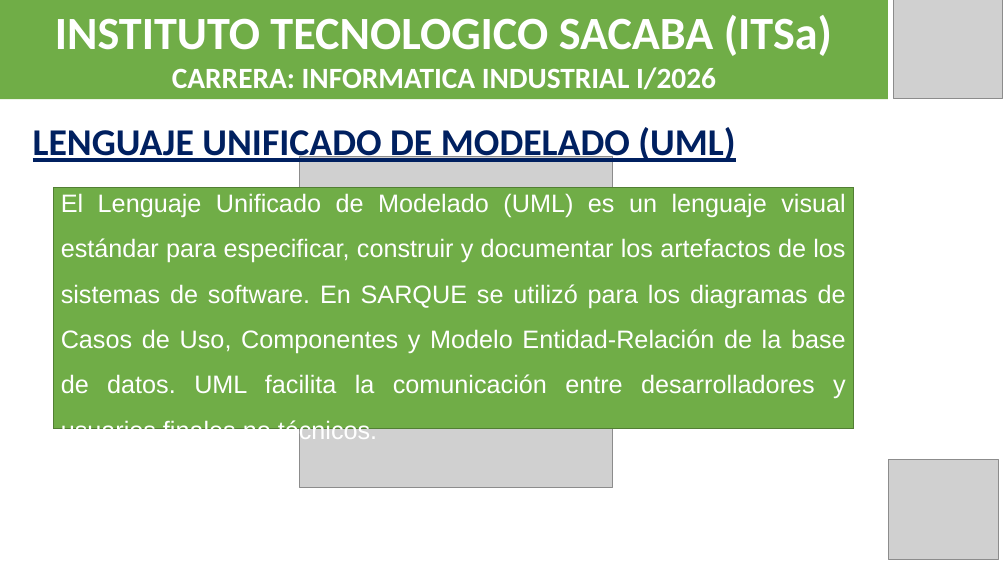
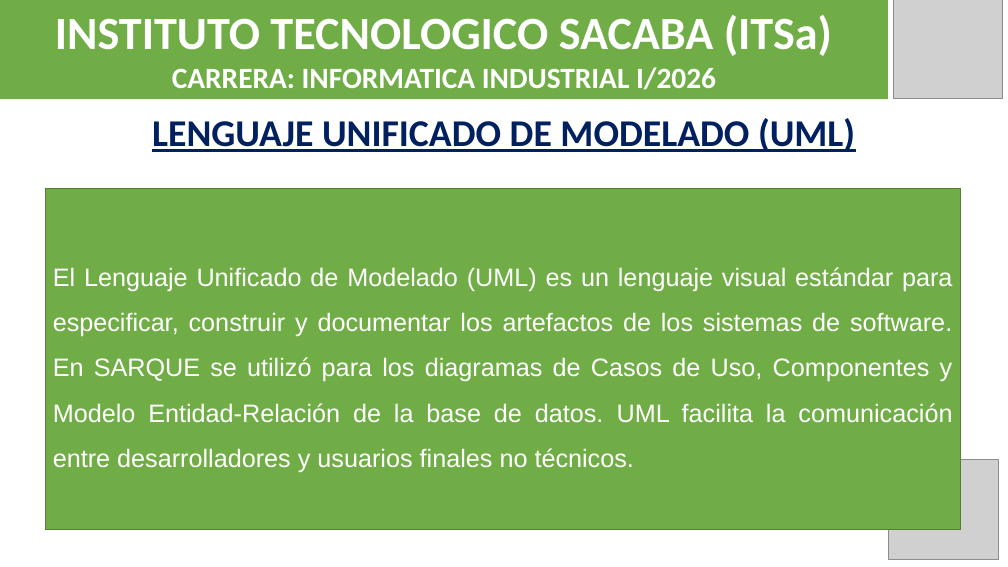
Before and after one commit to Jose12300552/quinta-verde-flow, a slide deck: slide 7 of PRESENTACION_SARQUE.pptx. Drawn at 1008x567 pixels with LibreOffice and Linux fonts; fonts in the diff are those of the drawing; grey boxes stand for pictures. Boxes give left, top, right and bottom in pixels: in the first picture for what was removed or moved away, otherwise in the second. Text is boxed around its words. In the diff, an @@ line names an element or a change of style, - is before the commit and + after.

```diff
--- a/PRESENTACION_SARQUE.pptx
+++ b/PRESENTACION_SARQUE.pptx
@@ text "LENGUAJE UNIFICADO DE MODELADO (UML)": place and size @@
-text "LENGUAJE UNIFICADO DE MODELADO (UML)" at box(33, 124, 735, 165)
+text "LENGUAJE UNIFICADO DE MODELADO (UML)" at box(152, 118, 855, 152)
@@ text "LENGUAJE UNIFICADO DE MODELADO (UML)" at box(152, 118, 855, 152): alignment left to centre @@
@@ picture removed at box(300, 157, 613, 488) @@
@@ rectangle "El Lenguaje Unificado de Modelado ...": place and size @@
-rectangle "El Lenguaje Unificado de Modelado ..." at box(54, 188, 854, 429)
+rectangle "El Lenguaje Unificado de Modelado ..." at box(45, 189, 960, 529)
```
Also in this commit, not shown: 21 other slides changed, 2 other files.
